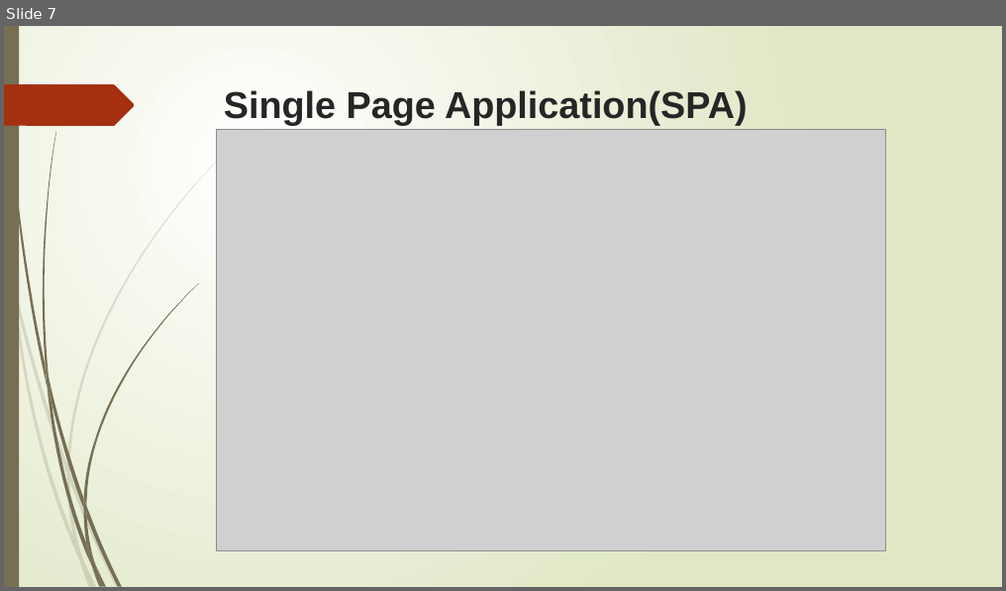
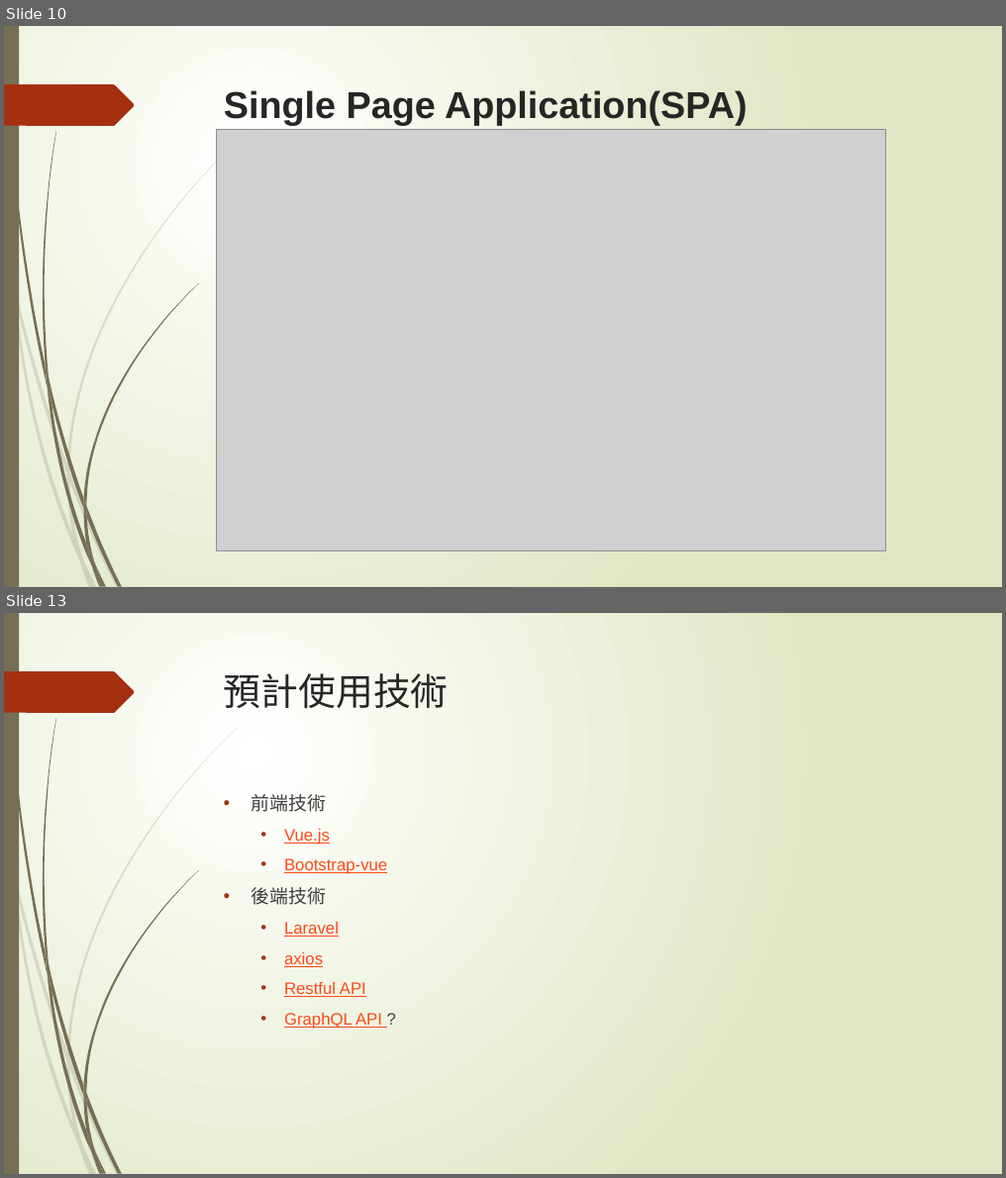
Before and after one commit to TaiwanChuChu/LaravelTest, a slide deck: 軟工策略小組_整合簡報.pptx. Shown one above the other, each under a label of ours: slide 7 before the commit, slides 10 and 13 after it; the slides between them are not shown. The pictures are 1006x591 and 1006x1178 pixels, drawn with LibreOffice and Linux fonts; fonts in the diff are those of the drawing; grey boxes stand for pictures. Boxes give left, top, right and bottom in pixels: in the first picture for what was removed or moved away, otherwise in the second. Text is boxed around its words. In the diff, an @@ line names an element or a change of style, - is before the commit and + after.

```diff
--- a/軟工策略小組_整合簡報.pptx
+++ b/軟工策略小組_整合簡報.pptx
@@ slide 13 added at bbox=[4, 613, 1002, 1174], background gradient #FFFFFF to #DFE8C4; not listed: 24 template elements that a slide beside it also shows @@
@@ title added at bbox=[224, 673, 449, 708], 36 pt, text #262626 @@
+預計使用技術
@@ text added at bbox=[252, 794, 387, 1029], 16 pt, text #FB4A18, underline @@
+• 前端技術
+  • Vue.js
+  • Bootstrap-vue
+• 後端技術
+  • Laravel
+  • axios
+  • Restful API
+  • GraphQL API ?
@@ what was slide 7 is now slide 10 @@
```
Also in this commit, not shown: 3 slides changed, 6 other slides added, 2 slides removed, 22 other files.
